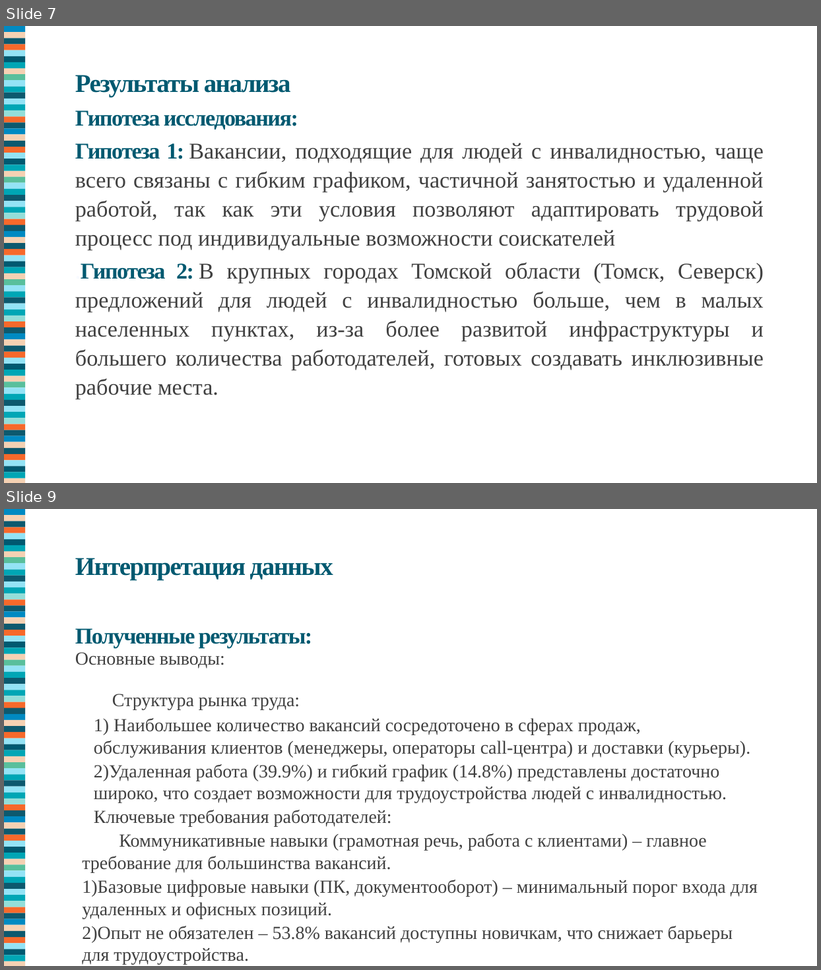
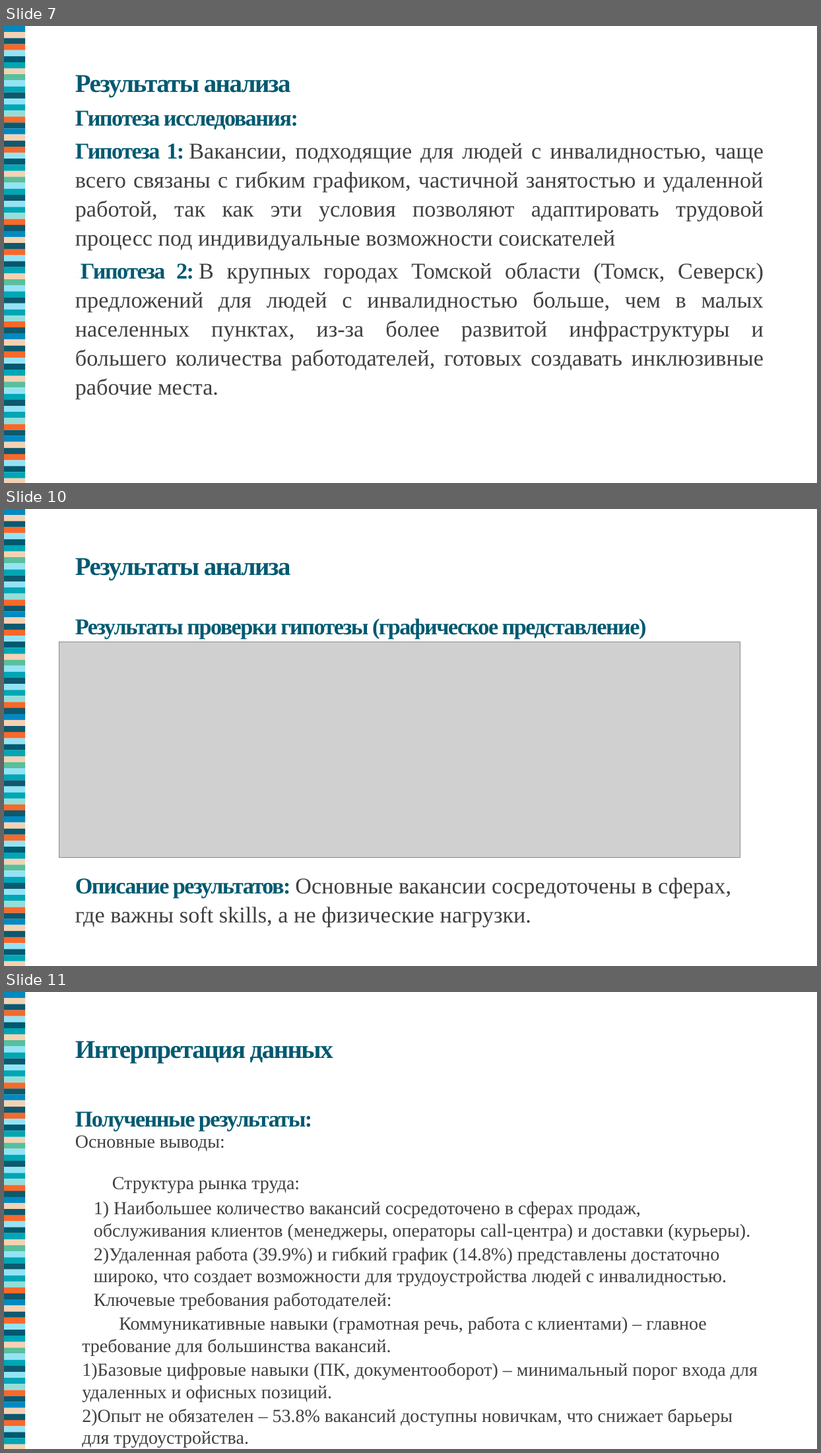
Before and after one commit to Shinnn2374/FinalTaskTGU, a slide deck: finalTasjk/Борисов.pptx. Shown one above the other, each under a label of ours: slides 7 and 9 before the commit, slides 7, 10 and 11 after it; the slides between them are not shown. The pictures are 821x970 and 821x1453 pixels, drawn with LibreOffice and Linux fonts; fonts in the diff are those of the drawing; grey boxes stand for pictures. Boxes give left, top, right and bottom in pixels: in the first picture for what was removed or moved away, otherwise in the second. Text is boxed around its words. In the diff, an @@ line names an element or a change of style, - is before the commit and + after.

```diff
--- a/finalTasjk/Борисов.pptx
+++ b/finalTasjk/Борисов.pptx
@@ slide 10 added at [4, 509, 817, 966], background #FFFFFF @@
@@ text added at [75, 558, 291, 580], 50 pt, text #005970, bold @@
+Результаты анализа
@@ text added at [75, 619, 731, 927], 44 pt, text #404040 @@
+Результаты проверки гипотезы (графическое представление)
+Описание результатов: Основные вакансии сосредоточены в сферах, где важны soft skills, а не физические нагрузки.
@@ picture added at [59, 642, 740, 857] @@
@@ group added at [4, 509, 25, 966]: 72 freeform shapes @@
@@ what was slide 9 is now slide 11 @@
```
Also in this commit, not shown: 2 slides changed, 1 other slide added, 2 other files.
